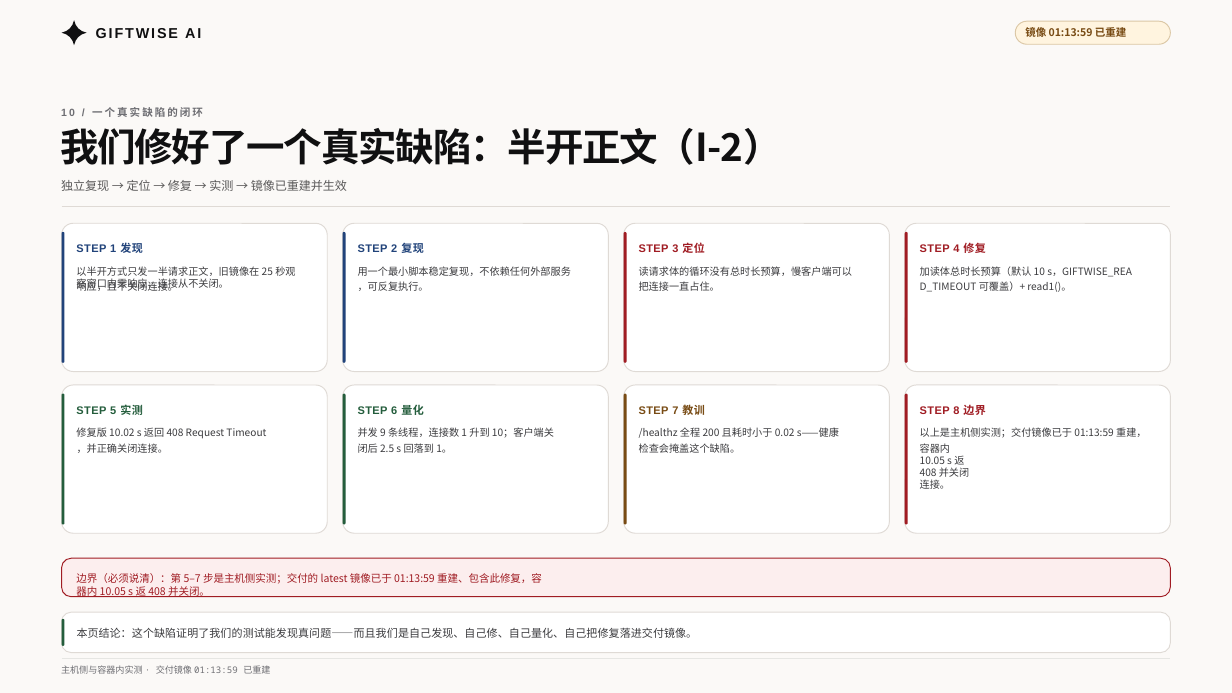
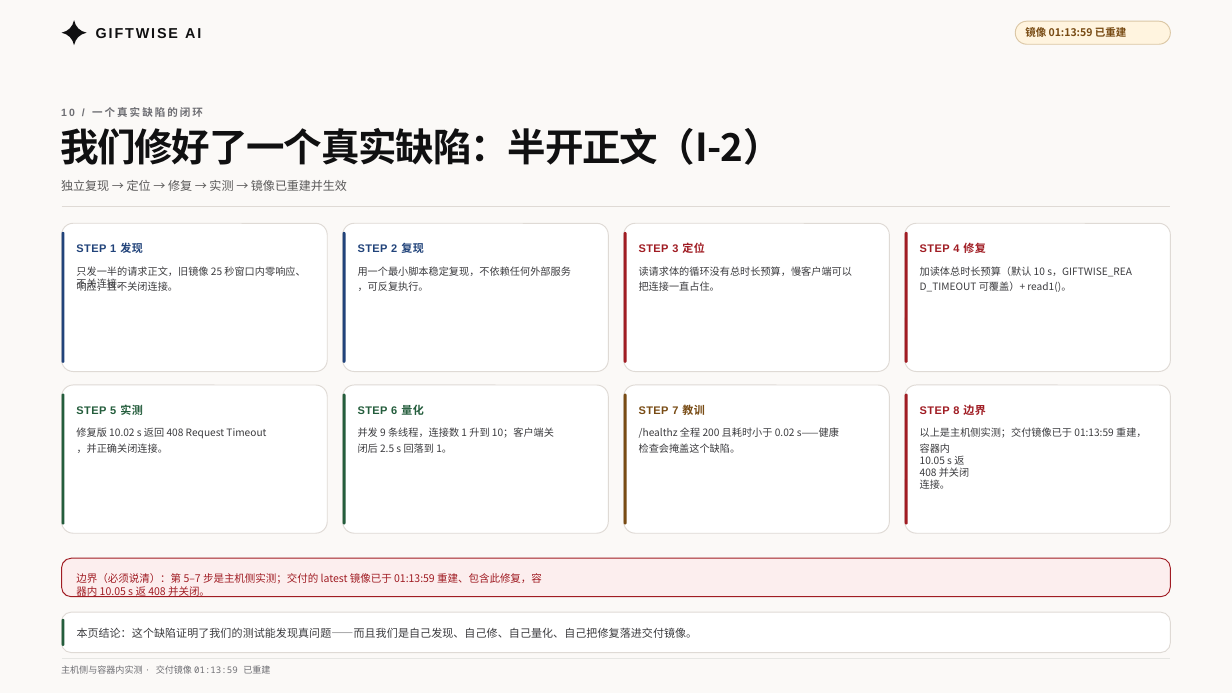
Before and after one commit to sunnyyang0822-stack/GiftWise-AI, a slide deck: slide 10 of docs/competition/答辩PPT-GiftWise-修订版-2026-10-31.pptx. Drawn at 1232x693 pixels with LibreOffice and Linux fonts; fonts in the diff are those of the drawing. Boxes give left, top, right and bottom in pixels: in the first picture for what was removed or moved away, otherwise in the second. Text is boxed around its words. In the diff, an @@ line names an element or a change of style, - is before the commit and + after.

```diff
--- a/docs/competition/答辩PPT-GiftWise-修订版-2026-10-31.pptx
+++ b/docs/competition/答辩PPT-GiftWise-修订版-2026-10-31.pptx
@@ text at [76,266,305,291]: text changed @@
-以半开方式只发一半请求正文，旧镜像在 25 秒观察窗口内零响应，连接从不关闭。
+只发一半的请求正文，旧镜像 25 秒窗口内零响应、不关连接。
```
Also in this commit, not shown: 1 other slide changed.
